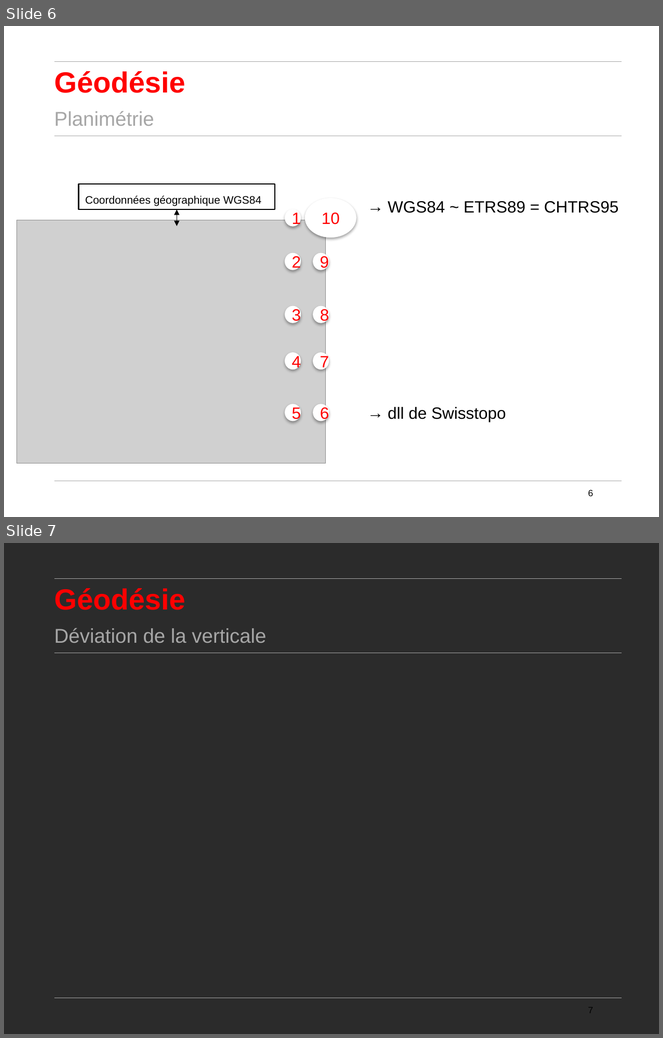
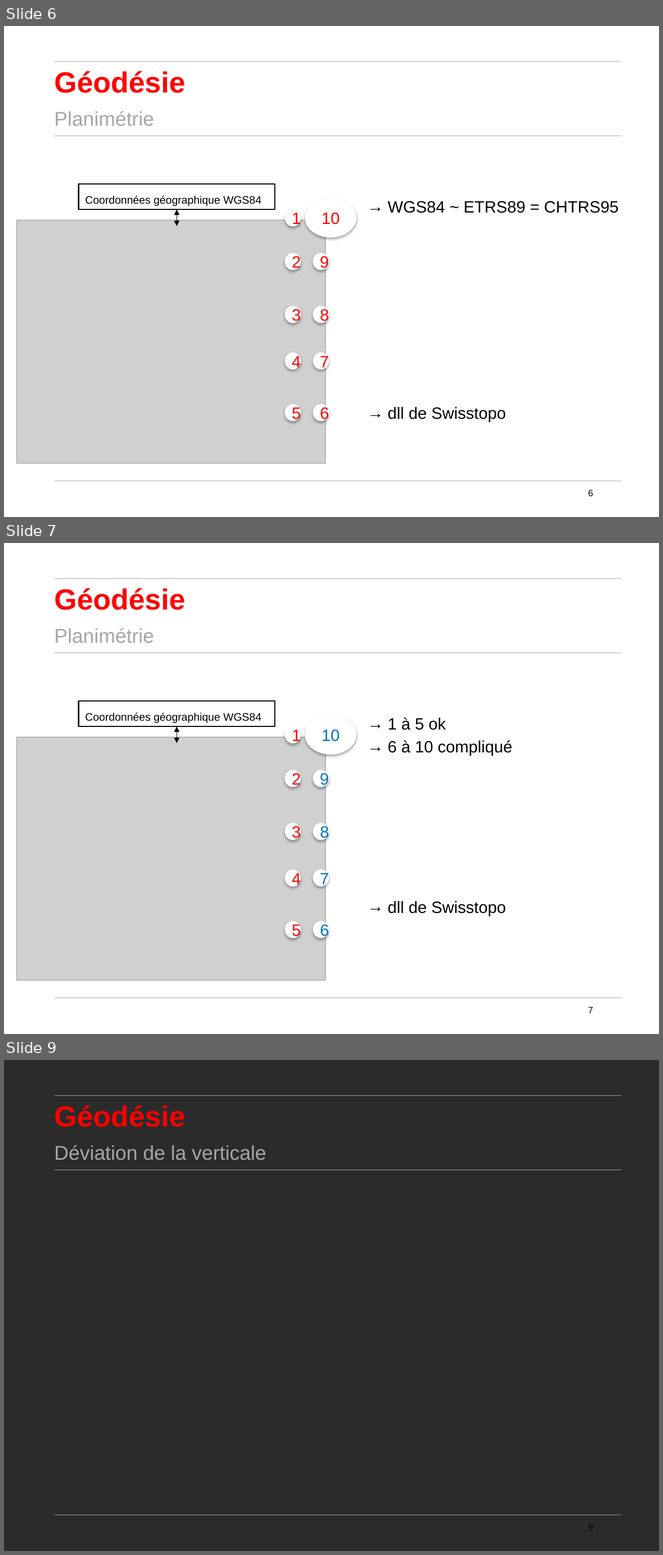
Before and after one commit to Pepiito/ProjetDev, a slide deck: docs/Presentation_DellaCasa_Bobillier.pptx. Shown one above the other, each under a label of ours: slides 6 and 7 before the commit, slides 6, 7 and 9 after it; the slides between them are not shown. The pictures are 663x1038 and 663x1555 pixels, drawn with LibreOffice and Linux fonts; fonts in the diff are those of the drawing; grey boxes stand for pictures; background and template pictures are left out; a plain dark background stands for a picture behind light text. Boxes give left, top, right and bottom in pixels: in the first picture for what was removed or moved away, otherwise in the second. Text is boxed around its words. In the diff, an @@ line names an element or a change of style, - is before the commit and + after.

```diff
--- a/docs/Presentation_DellaCasa_Bobillier.pptx
+++ b/docs/Presentation_DellaCasa_Bobillier.pptx
@@ slide 7 added at [4,543,659,1034], background #FFFFFF; not listed: 3 template elements that a slide beside it also shows @@
@@ text added at [54,588,185,610], 32 pt, text #FF0000, bold @@
+Géodésie
@@ text added at [54,628,154,643], 22 pt, text #A6A6A6 @@
+Planimétrie
@@ rectangle added at [79,701,274,727], outline #000000 1.5 pt, 12 pt, text #000000 @@
+Coordonnées géographique WGS84
@@ double arrow added from (177, 727) to (177, 744), #000000 0.75 pt @@
@@ ellipse added at [285,727,301,743], fill #FFFFFF, outline #FFFFFF 0.75 pt, 18 pt, text #FF0000 @@
+1
@@ ellipse added at [306,715,357,754], fill #FFFFFF, outline #FFFFFF 0.75 pt, 18 pt, text #0070C0 @@
+10
@@ text added at [388,717,513,916], 18 pt, text #000000 @@
+→ 1 à 5 ok
+→ 6 à 10 compliqué
+→ dll de Swisstopo
@@ picture added at [17,737,326,980] @@
@@ ellipse added at [285,770,301,787], fill #FFFFFF, outline #FFFFFF 0.75 pt, 18 pt, text #FF0000 @@
+2
@@ ellipse added at [313,770,329,787], fill #FFFFFF, outline #FFFFFF 0.75 pt, 18 pt, text #0070C0 @@
+9
@@ ellipse added at [285,823,301,840], fill #FFFFFF, outline #FFFFFF 0.75 pt, 18 pt, text #FF0000 @@
+3
@@ ellipse added at [313,823,329,840], fill #FFFFFF, outline #FFFFFF 0.75 pt, 18 pt, text #0070C0 @@
+8
@@ ellipse added at [285,870,301,886], fill #FFFFFF, outline #FFFFFF 0.75 pt, 18 pt, text #FF0000 @@
+4
@@ ellipse added at [313,870,329,886], fill #FFFFFF, outline #FFFFFF 0.75 pt, 18 pt, text #0070C0 @@
+7
@@ ellipse added at [285,922,301,938], fill #FFFFFF, outline #FFFFFF 0.75 pt, 18 pt, text #FF0000 @@
+5
@@ ellipse added at [313,922,329,938], fill #FFFFFF, outline #FFFFFF 0.75 pt, 18 pt, text #0070C0 @@
+6
@@ page number added at [588,1007,594,1014], 10 pt, text #000000 @@
+7
@@ what was slide 7 is now slide 9 @@
@@ page number at [588,1524,594,1531]: text changed @@
-7
+9
```
Also in this commit, not shown: 1 other slide added.
